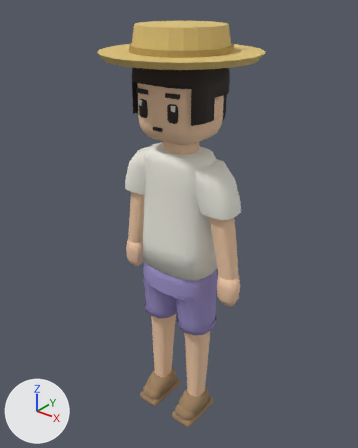
The glTF model dist/assets/models/player.glb as it was, and as the next commit left it.
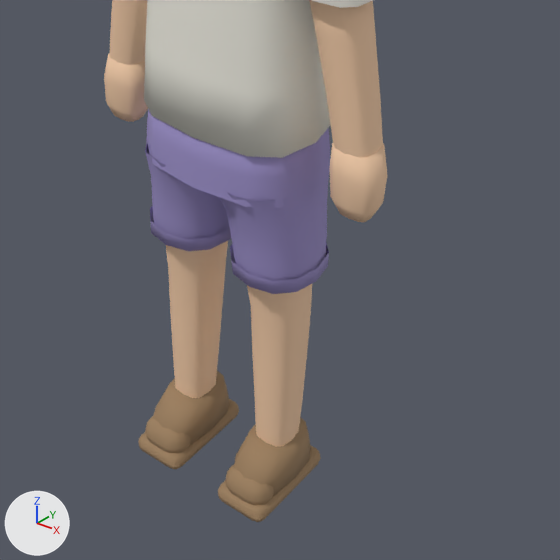
Old and new are each drawn whole from a 50 mm camera at (0.9, -1.129, 1.451) aimed at (-0.023, 0.024, 0.736) and again close up on the part from 24% to 87% of the width and 48% to 99% of the height. The axes (+X, +Y, +Z) are drawn at lower left. The lights are the same throughout. The first two pictures are the older version. Vertices at exactly the same position are counted once.

The first close-up shows 'PlayerMesh'.
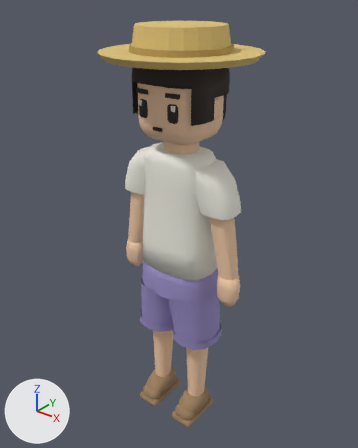
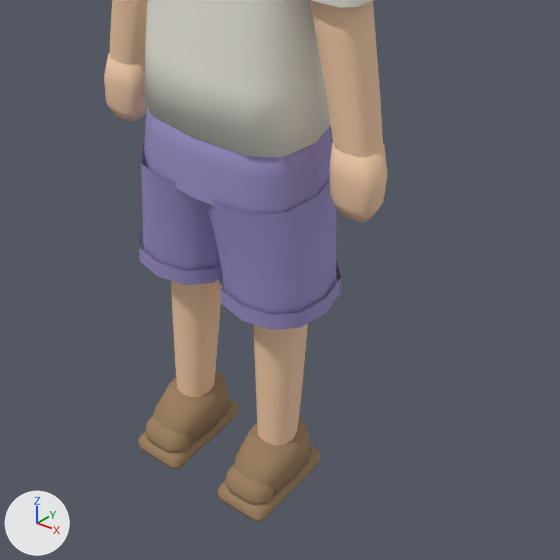
Pixel boxes (x1, y1, x2, y2) of what changed, in the close-ups (560 x 560 px; the box of a moved part takes in the faces that stretch with it):
part 1 of me_playermesh_mesh, moved or reshaped
    before: (230, 243, 329, 294)
    after: (218, 260, 341, 330)
part 2 of me_playermesh_mesh, moved or reshaped
    before: (150, 207, 231, 251)
    after: (139, 227, 221, 285)
part 3 of me_playermesh_mesh, moved or reshaped
    before: (145, 109, 330, 447)
    after: (141, 107, 336, 446)

The edits, one by one:
me_playermesh_mesh is used by ob_playermesh; location (0.0, 0.0, 0.0).
me_playermesh_mesh had 2588 vertices, 4886 faces and spanned x -0.234..0.234, y -0.224..0.236, z 0.002..1.352.
me_playermesh_mesh now has 2588 vertices, 4866 faces and spans x -0.234..0.234, y -0.224..0.236, z 0.002..1.352.
me_playermesh_mesh part 1: the loose piece of 24 vertices spanning x 0.01..0.139, y -0.069..0.069, z 0.396..0.418 is scaled about its middle by (1.25, 1.25, 1.18), then moved by (0.001, 0.0, -0.044).
me_playermesh_mesh part 2: the loose piece of 24 vertices spanning x -0.139..-0.01, y -0.069..0.069, z 0.396..0.418 is scaled about its middle by (1.25, 1.25, 1.18), then moved by (-0.001, 0.0, -0.044).
me_playermesh_mesh part 3: 236 of 2588 vertices moved; they spanned x -0.135..0.135, y -0.092..0.092, z 0.086..0.632 and now span x -0.15..0.15, y -0.098..0.098, z 0.086..0.634; mean shift (0.0, 0.0, -0.01); largest move (0.108, 0.056, 0.408) -> (0.117, 0.07, 0.364).
